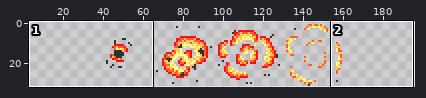
Edited in one commit: sprite sheet (RuinsOfReto/Assets/Animation/projectiles/explosion1.png). Above, an overview of the earlier version with the close-up marked.
Close-up. As it was:
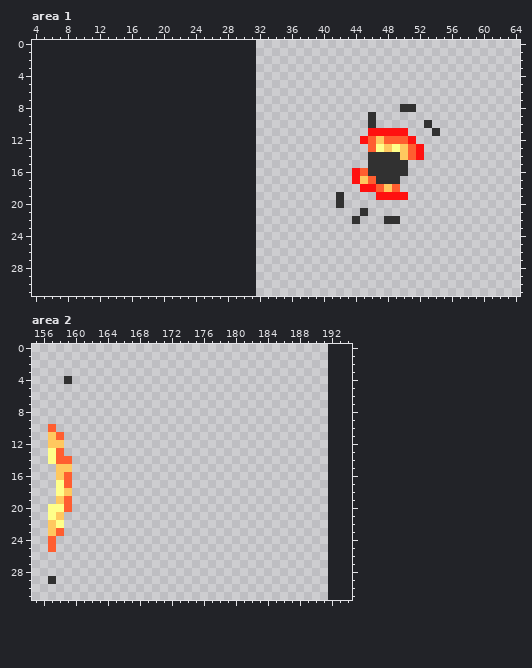
The file is 160x32 pixels. Colours within 5 levels of each other are drawn and written as one. Shown: area 1: x 4..64, y 0..31; area 2: x 155..194, y 0..31. The old version is drawn lined up with the new one, on the new canvas. The wide view leaves out empty margins.
And afterwards:
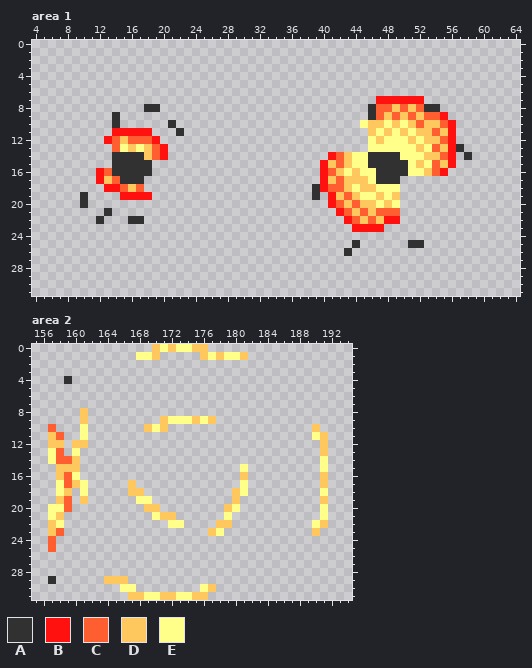
Palette (. is transparent): A #313131  B #ff1110  C #ff5e30  D #ffc85f  E #ffff8a
Message: explosion lengthening treatment more boom for your buck
Diff:
canvas 160x32 -> 224x32, the old top-left corner now at 32,0
Area 1:
y 7: x 47..52 ...... -> BBBBBB
y 8: x 18..19 .. -> AA; x 46..54 ....AA... -> ACCDCDCAA
y 9: x 14 . -> A; x 47..55 ......... -> CDCDCDCCB
y 10: x 14 . -> A; x 21 . -> A; x 45..56 .A......A... -> EDDEDEDCDDCB
y 11: x 14..18 ..... -> BBBBB; x 22 . -> A; x 46..56 BBBBB...A.. -> DEDEDEDDCDB
y 12: x 13..19 ....... -> BCDCCCB; x 45..46 BC -> .E; x 48..56 CCCB..... -> EEEDEDDCB
y 13: x 14..20 ....... -> CEDEDCB; x 46 C -> E; x 48 D -> E; x 50..57 DCB..... -> EEDECDBA
y 14: x 14..20 ....... -> AAAADCB; x 41..45 ..... -> BCDEE; x 50..56 DCB.... -> EEEDDCB; x 58 . -> A
y 15: x 14..18 ..... -> AAAAA; x 40..45 ...... -> BDCDEE; x 51..56 ...... -> EDECDB
y 16: x 12..18 ....... -> BCAAAAA; x 40..46 ....BCA -> BCDEDEE; x 51..55 ..... -> EEDCB
y 17: x 12..17 ...... -> BDCAAA; x 40..44 ....B -> BDCDD; x 46 C -> E
y 18: x 13..17 ..... -> BBCDC; x 39..49 ......BBCDC -> ABCCDEDDEEE
y 19: x 10 . -> A; x 15..18 .... -> BBBB; x 39 . -> A; x 41..50 .A....BBBB -> BDCDEEDED.
y 20: x 10 . -> A; x 41..49 .A....... -> BCDCDDEDE
y 21: x 13 . -> A; x 42..49 ...A.... -> BCDCDCCC
y 22: x 12 . -> A; x 16..17 .. -> AA; x 43..49 .A...AA -> BCDCDBB
y 23: x 44..47 .... -> BBBB
y 25: x 44 . -> A; x 51..52 .. -> AA
y 26: x 43 . -> A
Area 2:
y 0: x 170..176 ....... -> DEDEEDD
y 1: x 168..170 ... -> EED; x 176..181 ...... -> DEDEED
y 8: x 161 . -> D
y 9: x 161 . -> D; x 171..177 ....... -> DEEEDED
y 10: x 161 . -> E; x 169..171 ... -> DED; x 190 . -> D
y 11: x 161 . -> E; x 190..191 .. -> ED
y 12: x 160..161 .. -> DD; x 191 . -> D
y 13: x 160 . -> E; x 191 . -> D
y 14: x 160 . -> D; x 191 . -> E
y 15: x 160 . -> D; x 181 . -> E; x 191 . -> E
y 16: x 160 . -> E; x 181 . -> D; x 191 . -> D
y 17: x 160..161 .. -> DE; x 167 . -> D; x 181 . -> E; x 191 . -> D
y 18: x 161 . -> E; x 167..168 .. -> DD; x 180..181 .. -> DE; x 191 . -> E
y 19: x 161 . -> D; x 168..169 .. -> EE; x 180 . -> D; x 191 . -> D
y 20: x 169..170 .. -> DD; x 179..180 .. -> DE; x 191 . -> E
y 21: x 170..172 ... -> EDD; x 179 . -> E; x 191 . -> E
y 22: x 172..173 .. -> EE; x 178..179 .. -> DD; x 190..191 .. -> ED
y 23: x 177..178 .. -> DE; x 190 . -> D
y 29: x 164..166 ... -> DDD
y 30: x 166..167 .. -> EE; x 176..177 .. -> ED
y 31: x 167..176 .......... -> DDEEDDEEDD
Changed places in both close-ups, as pixel boxes (x1, y1, x2, y2):
changed: (312, 96, 472, 256)
added: (80, 104, 184, 224)
added: (136, 344, 248, 360)
added: (72, 408, 88, 504)
added: (144, 416, 216, 432)
added: (312, 424, 328, 536)
added: (128, 464, 248, 536)
added: (104, 576, 216, 600)
